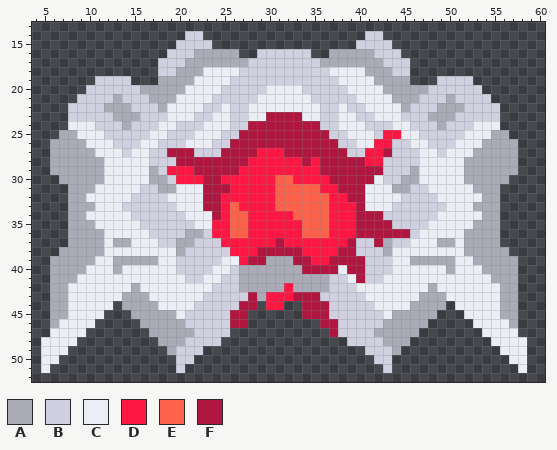
A pixel-art sprite gets an edit: sprites/units/mech unit/u0-c1.png. The picture above was drawn from the file before the commit.
The file is 64x64 pixels. Shown: x 4..60, y 13..52.
Palette (. is transparent): A #ababb8  B #d0d0e0  C #ebeef5  D #ff1744  E #ff624a  F #af1740
The same view after the edit:
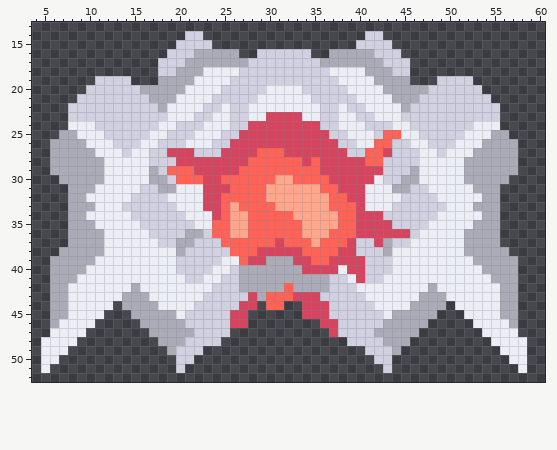
The exact change:
colour D: #ff1744 -> #ff6257
colour E: #ff624a -> #ffa78c
colour F: #af1740 -> #d6455f
Changed rows in their new state; - is a pixel that keeps its letter.
first column x 12:
21 -B------------------------------------B-
22 BBB----------------------------------BBB
23 -BBB--------------------------------BBB-
24 --B----------------------------------B--
first column x 13:
31 -----------------E--------------------
32 -----------------E--------------------
34 ------------------------E-------------
35 ------------------------E-------------
37 CC--------------------E-------------CC
39 CCCCC----------------------------CCCCC
40 C------------------------------------C
